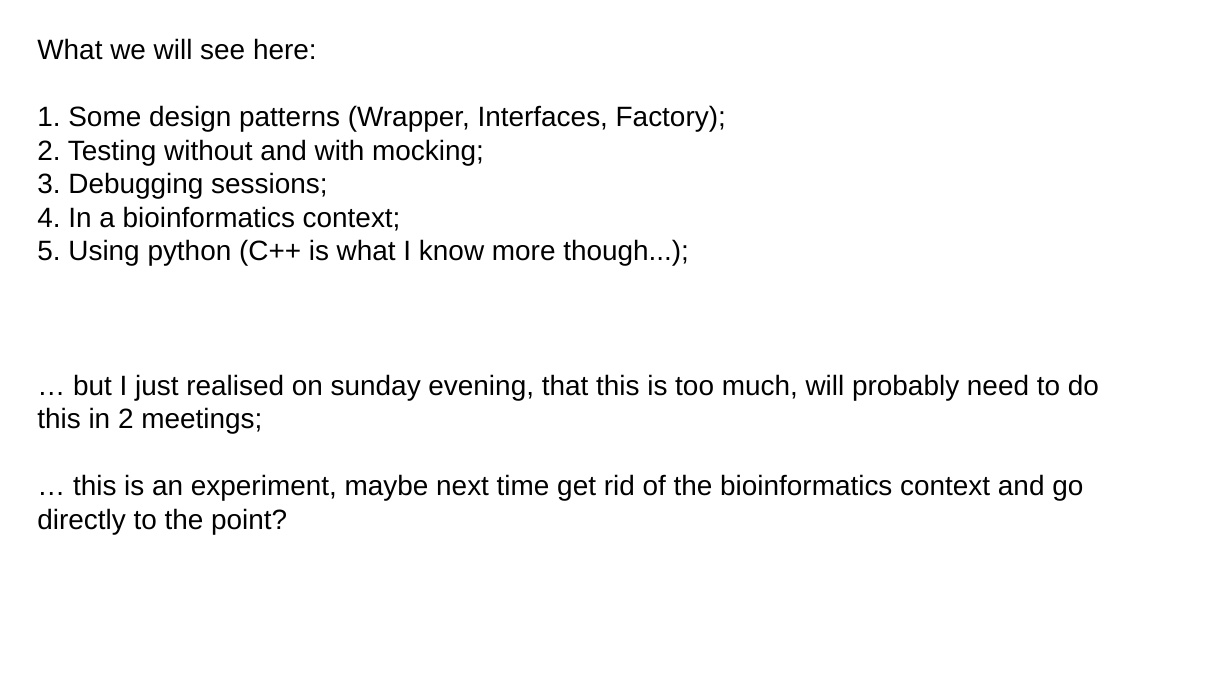
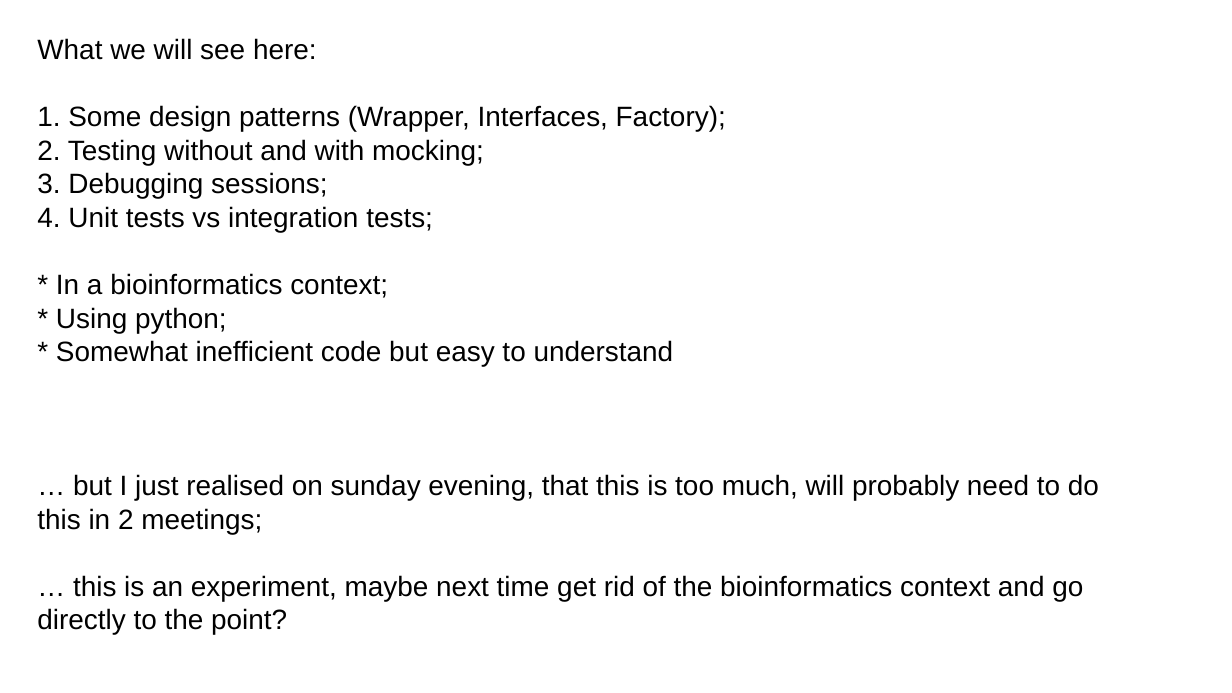
Before and after one commit to leoisl/mocking_grp_meeting, a slide deck: slide 1 of slides/slides.odp. Drawn at 1232x693 pixels with LibreOffice and Linux fonts; fonts in the diff are those of the drawing. Boxes give left, top, right and bottom in pixels: in the first picture for what was removed or moved away, otherwise in the second. Text is boxed around its words. In the diff, an @@ line names an element or a change of style, - is before the commit and + after.

```diff
--- a/slides/slides.odp
+++ b/slides/slides.odp
@@ text at bbox=[37, 206, 674, 366]: text changed @@
-4. In a bioinformatics context;
-5. Using python (C++ is what I know more though...);
+4. Unit tests vs integration tests;
+* In a bioinformatics context;
+* Using python;
+* Somewhat inefficient code but easy to understand
```
Also in this commit, not shown: 6 other slides changed, 13 slides added, 2 slides removed, 8 other files.
